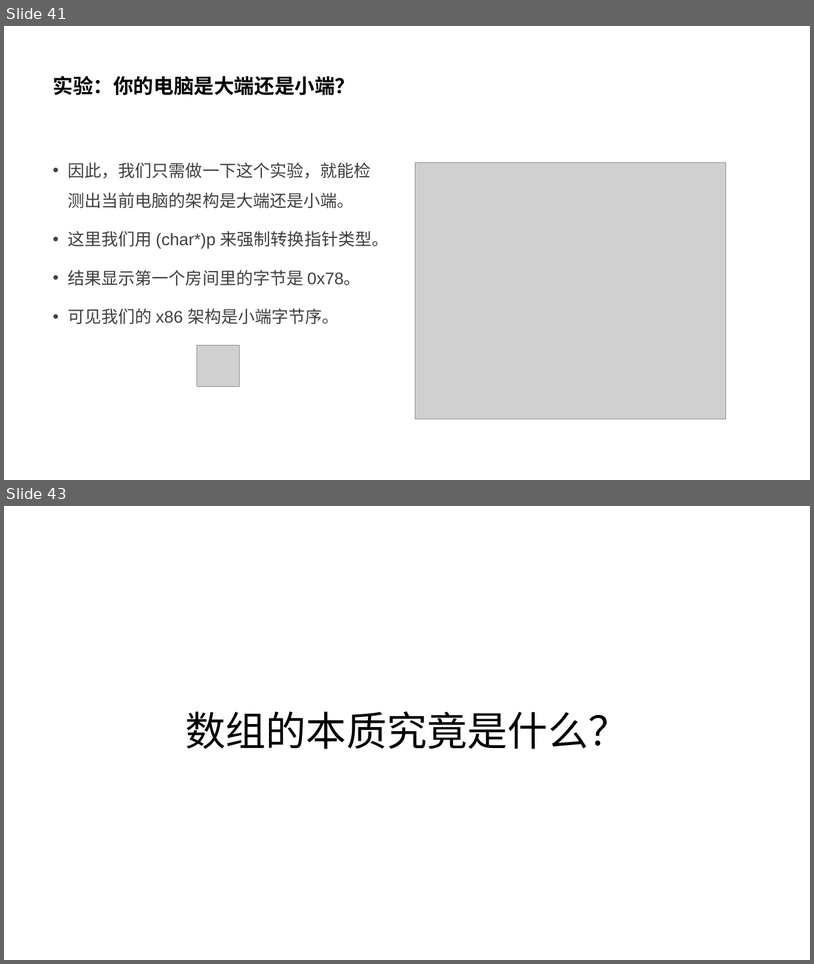
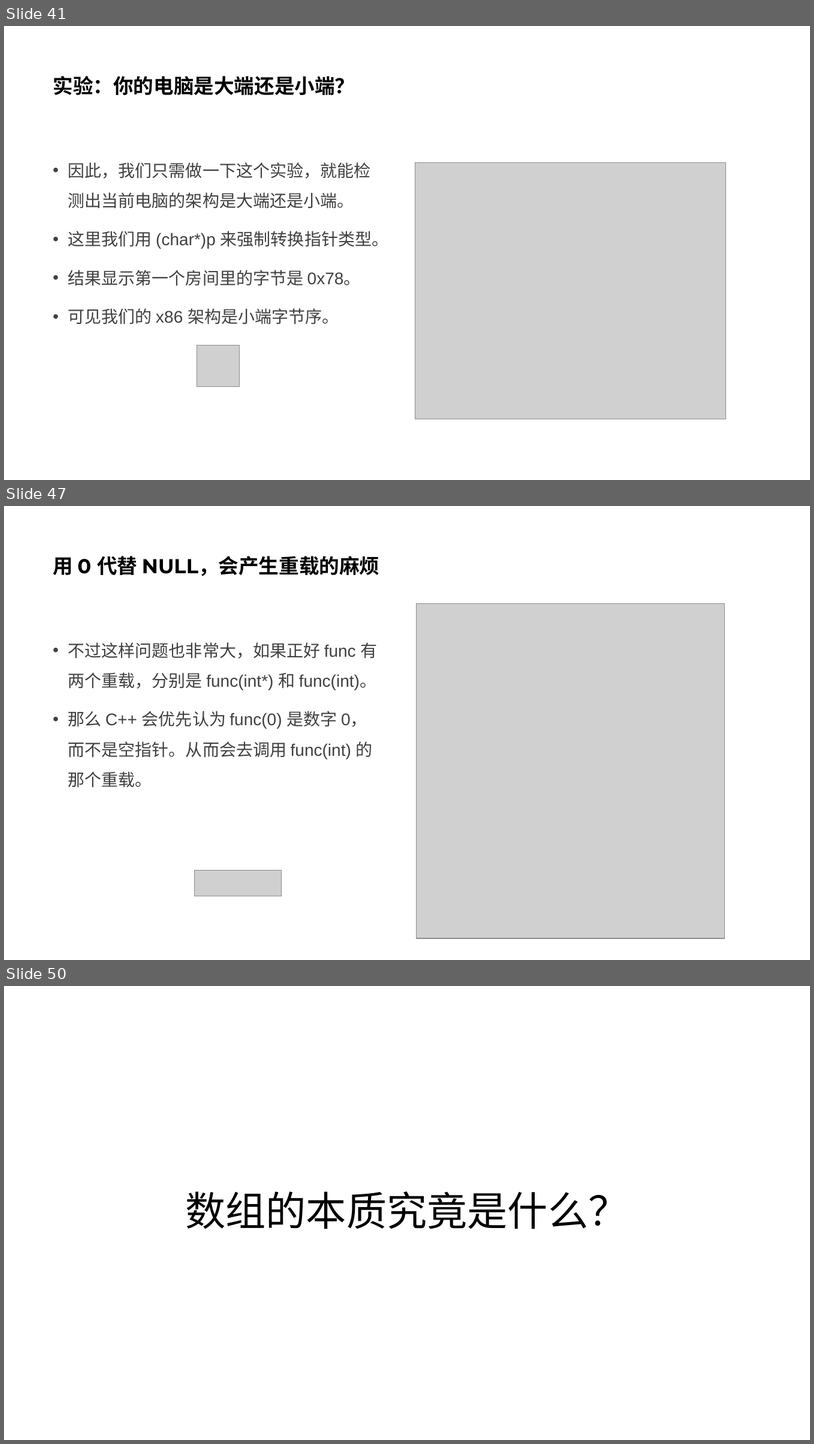
Before and after one commit to parallel101/course, a slide deck: 12/slides.pptx. Shown one above the other, each under a label of ours: slides 41 and 43 before the commit, slides 41, 47 and 50 after it; the slides between them are not shown. The pictures are 814x964 and 814x1444 pixels, drawn with LibreOffice and Linux fonts; fonts in the diff are those of the drawing; grey boxes stand for pictures. Boxes give left, top, right and bottom in pixels: in the first picture for what was removed or moved away, otherwise in the second. Text is boxed around its words. In the diff, an @@ line names an element or a change of style, - is before the commit and + after.

```diff
--- a/12/slides.pptx
+++ b/12/slides.pptx
@@ slide 47 added at [4, 506, 810, 960], background #FFFFFF @@
@@ title added at [53, 556, 380, 576], 24 pt, text #000000, bold @@
+用 0 代替 NULL，会产生重载的麻烦
@@ picture added at [417, 603, 725, 938] @@
@@ text added at [68, 642, 378, 787], 20 pt, text #404040 @@
+• 不过这样问题也非常大，如果正好 func 有两个重载，分别是 func(int*) 和 func(int)。
+• 那么 C++ 会优先认为 func(0) 是数字 0，而不是空指针。从而会去调用 func(int) 的那个重载。
@@ picture added at [195, 870, 282, 896] @@
@@ what was slide 43 is now slide 50 @@
```
Also in this commit, not shown: 3 slides changed, 12 other slides added, 24 other files.
